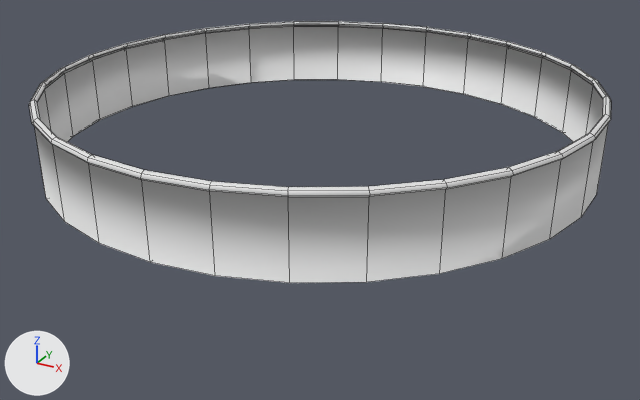
One commit to the FBX model Assets/MovingWallsAssets/Meshes/Barrier.fbx: the scene before it, then after it.
Before and after are seen from a 50 mm camera at (14.8, -26.4, 18.2) aimed at (0.1, 0.4, 4.8). The lights are fixed; the arrows at lower left show +X, +Y and +Z. Mesh edges are drawn as thin lines. Where no turn or scale is listed for an object, it has been applied to the vertices.
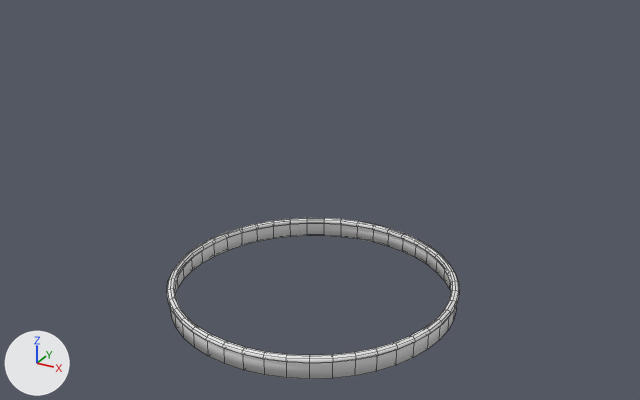
Commit message: fixed barrier

Location of each change, [x1, y1, x2, y2] in pixels of the pictures (640 x 400 px):
'Cylinder.001', deleted
    before: [34, 26, 608, 283]
'Cylinder', reshaped, moved, rescaled (50% narrower, 8% shorter)
    before: [29, 21, 611, 197]
    after: [167, 218, 459, 379]
part 1 of me_cylinder_003, added
    after: [167, 218, 459, 379]
part 2 of me_cylinder_003, deleted
    before: [29, 21, 611, 197]

The change, as a diff of the scene's bpy script:
```diff
--- a/Assets/MovingWallsAssets/Meshes/Barrier.fbx.py
+++ b/Assets/MovingWallsAssets/Meshes/Barrier.fbx.py
@@ me_cylinder_003 @@
 # used by ob_cylinder; location = (0.0, 0.58, 9.23); scale = (10.0, 10.0, 10.0)
-me_cylinder_003.from_pydata(...)  # 150 vertices, 150 faces; spans x -0.99..0.99, y -1.0..1.0, z -0.01..0.01
+me_cylinder_003.from_pydata(...)  # 405 vertices, 450 faces; spans x -5.6..5.6, y -5.59..5.6, z 0.83..1.67
+# me_cylinder_003 part 1: 405 vertices added at x -5.6..5.6, y -5.59..5.6, z 0.83..1.67
+# me_cylinder_003 part 2: 150 vertices removed from x -0.99..0.99, y -1.0..1.0, z -0.01..0.01
@@ ob_cylinder @@
 ob_cylinder = bpy.data.objects.new('Cylinder', me_cylinder_003)
-ob_cylinder.location = (0.0, 0.58, 9.23)
-ob_cylinder.scale = (10.0, 10.0, 10.0)
+ob_cylinder.location = (0.0, 0.0, 0.0)
@@ ob_cylinder_001 @@
-ob_cylinder_001 = bpy.data.objects.new('Cylinder.001', me_cylinder_004)
-ob_cylinder_001.location = (0.0, 0.58, 7.85)
```
